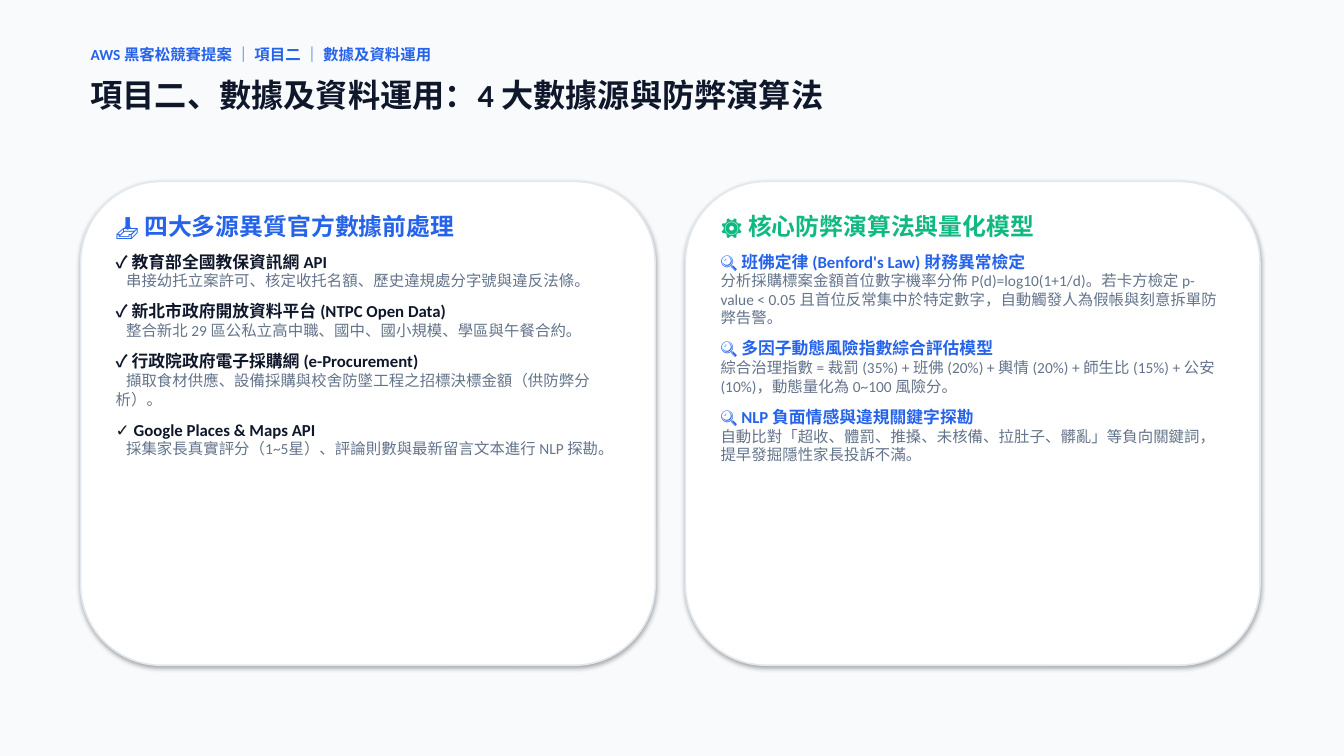
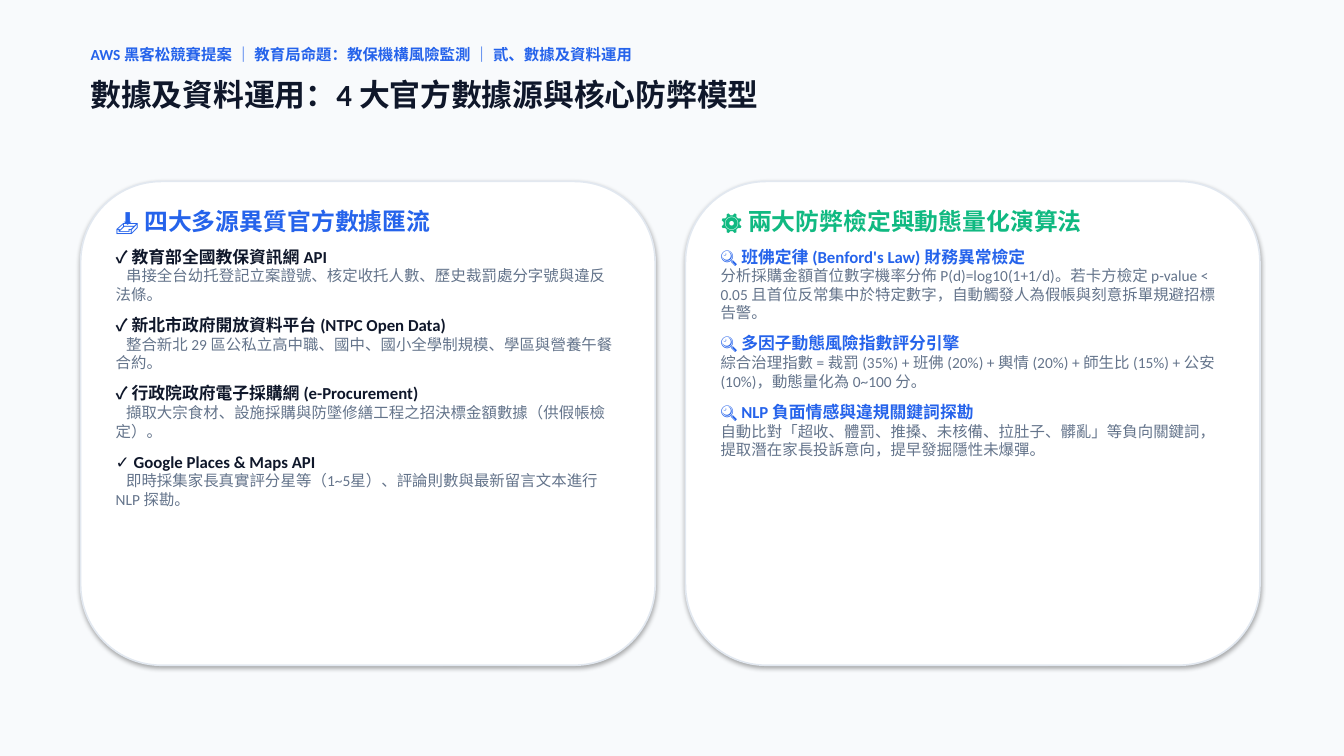
Before and after one commit to oscarlin9398-debug/smart-watchdog, a slide deck: slide 5 of 新北市校園治理情報平台_提案簡報.pptx. Drawn at 1344x756 pixels with LibreOffice and Linux fonts; fonts in the diff are those of the drawing. Boxes give left, top, right and bottom in pixels: in the first picture for what was removed or moved away, otherwise in the second. Text is boxed around its words. In the diff, an @@ line names an element or a change of style, - is before the commit and + after.

```diff
--- a/新北市校園治理情報平台_提案簡報.pptx
+++ b/新北市校園治理情報平台_提案簡報.pptx
@@ text at [91,45,632,65]: text changed @@
-AWS 黑客松競賽提案 ｜ 項目二 ｜ 數據及資料運用
+AWS 黑客松競賽提案 ｜ 教育局命題：教保機構風險監測 ｜ 貳、數據及資料運用
@@ text at [91,79,759,109]: text changed; size 23 to 22 pt @@
-項目二、數據及資料運用：4 大數據源與防弊演算法
+數據及資料運用：4 大官方數據源與核心防弊模型
@@ text at [144,209,430,232]: text changed @@
-📥 四大多源異質官方數據前處理
+📥 四大多源異質官方數據匯流
@@ text at [748,209,1082,232]: text changed @@
-⚙️ 核心防弊演算法與量化模型
+⚙️ 兩大防弊檢定與動態量化演算法
@@ text at [116,268,605,301]: text changed @@
-串接幼托立案許可、核定收托名額、歷史違規處分字號與違反法條。
+串接全台幼托登記立案證號、核定收托人數、歷史裁罰處分字號與違反法條。
@@ text at [721,268,1216,457]: text changed @@
-分析採購標案金額首位數字機率分佈 P(d)=log10(1+1/d)。若卡方檢定 p-value < 0.05 且首位反常集中於特定數字，自動觸發人為假帳與刻意拆單防弊告警。
-🔍 多因子動態風險指數綜合評估模型
-綜合治理指數 = 裁罰 (35%) + 班佛 (20%) + 輿情 (20%) + 師生比 (15%) + 公安 (10%)，動態量化為 0~100 風險分。
-🔍 NLP 負面情感與違規關鍵字探勘
-自動比對「超收、體罰、推搡、未核備、拉肚子、髒亂」等負向關鍵詞，提早發掘隱性家長投訴不滿。
+分析採購金額首位數字機率分佈 P(d)=log10(1+1/d)。若卡方檢定 p-value < 0.05 且首位反常集中於特定數字，自動觸發人為假帳與刻意拆單規避招標告警。
+🔍 多因子動態風險指數評分引擎
+綜合治理指數 = 裁罰 (35%) + 班佛 (20%) + 輿情 (20%) + 師生比 (15%) + 公安 (10%)，動態量化為 0~100 分。
+🔍 NLP 負面情感與違規關鍵詞探勘
+自動比對「超收、體罰、推搡、未核備、拉肚子、髒亂」等負向關鍵詞，提取潛在家長投訴意向，提早發掘隱性未爆彈。
@@ text at [116,337,613,369]: text changed @@
-整合新北 29 區公私立高中職、國中、國小規模、學區與午餐合約。
+整合新北 29 區公私立高中職、國中、國小全學制規模、學區與營養午餐合約。
@@ text at [116,405,605,439]: text changed @@
-擷取食材供應、設備採購與校舍防墜工程之招標決標金額（供防弊分析）。
+擷取大宗食材、設施採購與防墜修繕工程之招決標金額數據（供假帳檢定）。
@@ text at [116,473,598,506]: text changed @@
-採集家長真實評分（1~5星）、評論則數與最新留言文本進行 NLP 探勘。
+即時採集家長真實評分星等（1~5星）、評論則數與最新留言文本進行 NLP 探勘。
```
Also in this commit, not shown: 9 other slides changed, 3 other files.
